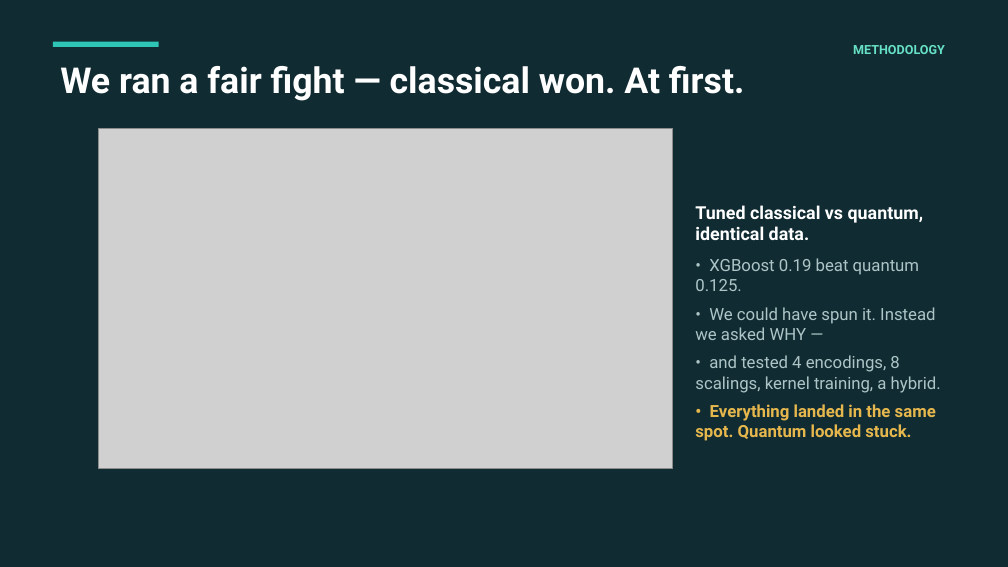
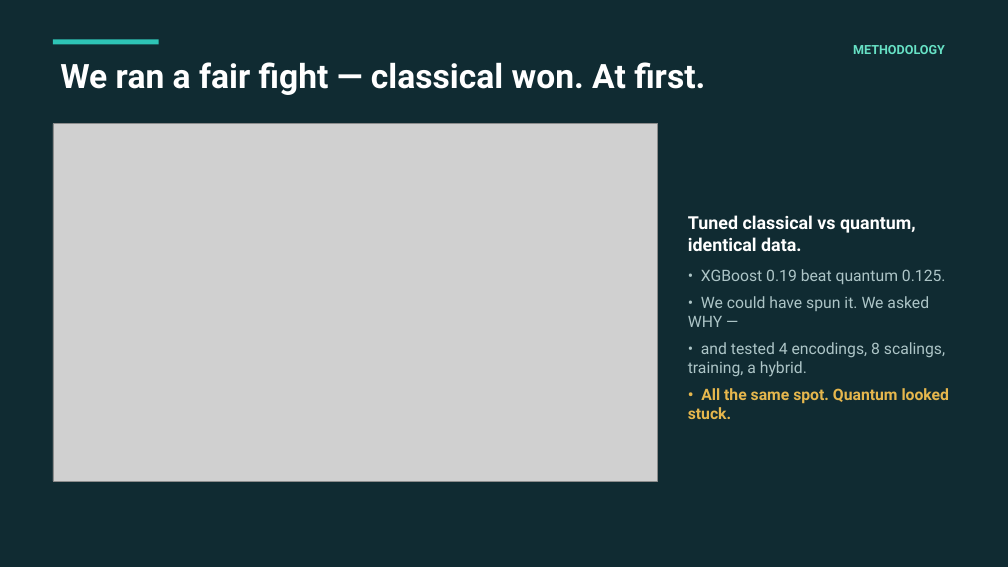
Before and after one commit to ELNAUL99/q-sieve, a slide deck: slide 4 of QSIEVE_pitch.pptx (slide 3 before the commit). Drawn at 1008x567 pixels with LibreOffice and Linux fonts; fonts in the diff are those of the drawing; grey boxes stand for pictures. Boxes give left, top, right and bottom in pixels: in the first picture for what was removed or moved away, otherwise in the second. Text is boxed around its words. In the diff, an @@ line names an element or a change of style, - is before the commit and + after.

```diff
--- a/QSIEVE_pitch.pptx
+++ b/QSIEVE_pitch.pptx
@@ text "We ran a fair fight ..." at (60, 62, 705, 95): size 34 to 32 pt @@
@@ picture: place and size @@
-picture at (98, 129, 673, 468)
+picture at (53, 124, 658, 482)
@@ text "Tuned classical vs quantum, identical ...": place and size @@
-text "Tuned classical vs quantum, identical ..." at (695, 205, 941, 441)
+text "Tuned classical vs quantum, identical ..." at (688, 215, 950, 419)
@@ text at (701, 269, 946, 284): size 16 to 15 pt in "• XGBoost 0.19 beat quantum 0.125." @@
@@ text at (688, 296, 950, 419): text changed; size 16 to 15 pt @@
-• We could have spun it. Instead we asked WHY —
-• and tested 4 encodings, 8 scalings, kernel training, a hybrid.
-• Everything landed in the same spot. Quantum looked stuck.
+• We could have spun it. We asked WHY —
+• and tested 4 encodings, 8 scalings, training, a hybrid.
+• All the same spot. Quantum looked stuck.
```
Also in this commit, not shown: 4 other slides changed, 1 slide added, 2 other files.
